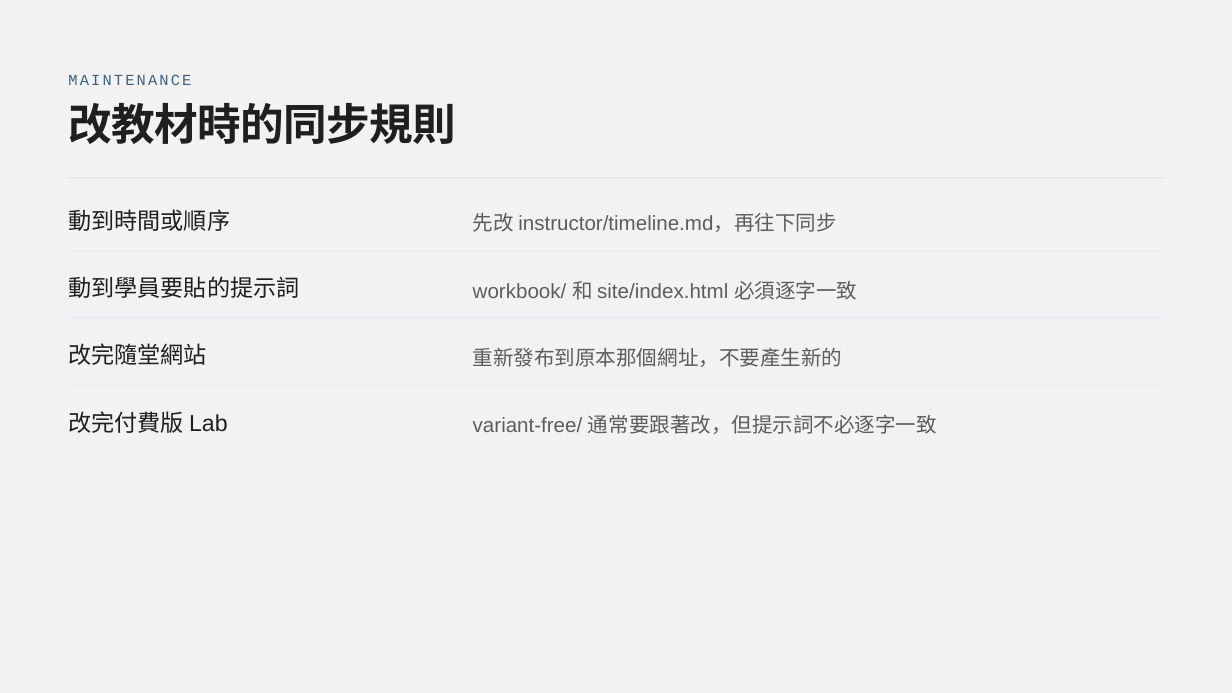
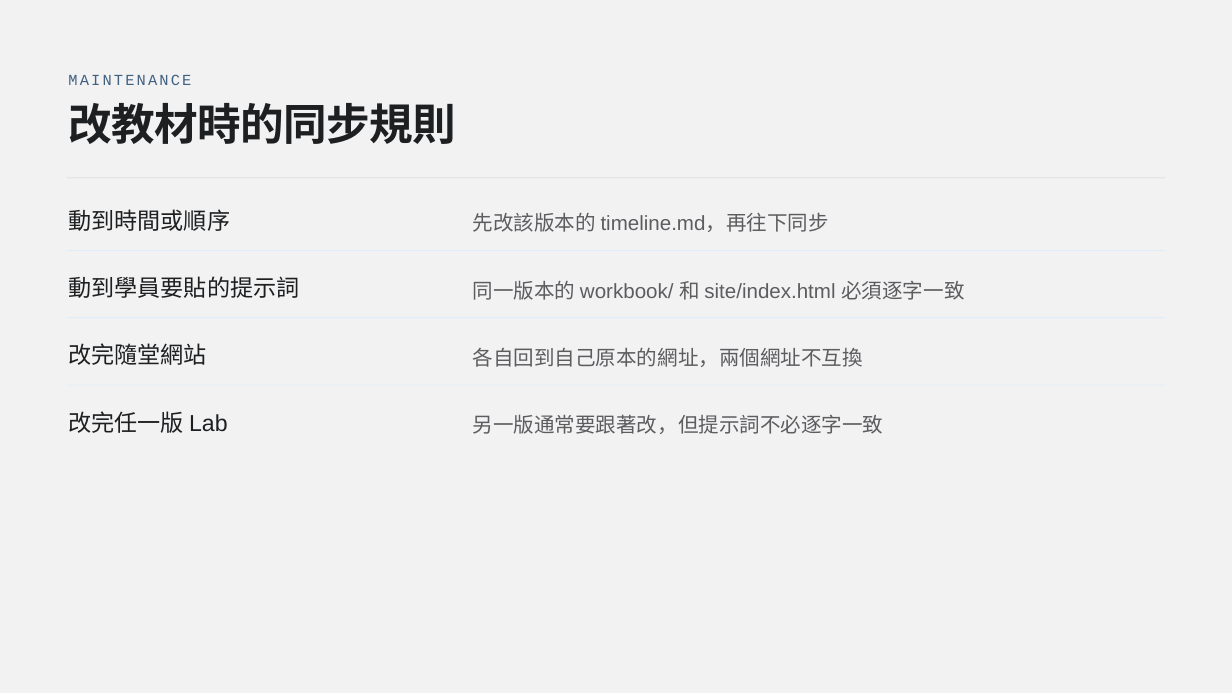
Before and after one commit to htchen/LLM2Life, a slide deck: slide 21 of instructor/LLM2Life_slide_deck.pptx. Drawn at 1232x693 pixels with LibreOffice and Linux fonts; fonts in the diff are those of the drawing. Boxes give left, top, right and bottom in pixels: in the first picture for what was removed or moved away, otherwise in the second. Text is boxed around its words. In the diff, an @@ line names an element or a change of style, - is before the commit and + after.

```diff
--- a/instructor/LLM2Life_slide_deck.pptx
+++ b/instructor/LLM2Life_slide_deck.pptx
@@ text at (473,212,829,232): text changed @@
-先改 instructor/timeline.md，再往下同步
+先改該版本的 timeline.md，再往下同步
@@ text at (473,280,964,300): text changed @@
-workbook/ 和 site/index.html 必須逐字一致
+同一版本的 workbook/ 和 site/index.html 必須逐字一致
@@ text at (473,348,863,367): text changed @@
-重新發布到原本那個網址，不要產生新的
+各自回到自己原本的網址，兩個網址不互換
@@ text at (68,411,228,433): text changed @@
-改完付費版 Lab
+改完任一版 Lab
@@ text at (473,414,884,434): text changed @@
-variant-free/ 通常要跟著改，但提示詞不必逐字一致
+另一版通常要跟著改，但提示詞不必逐字一致
```
Also in this commit, not shown: 6 other slides changed.
